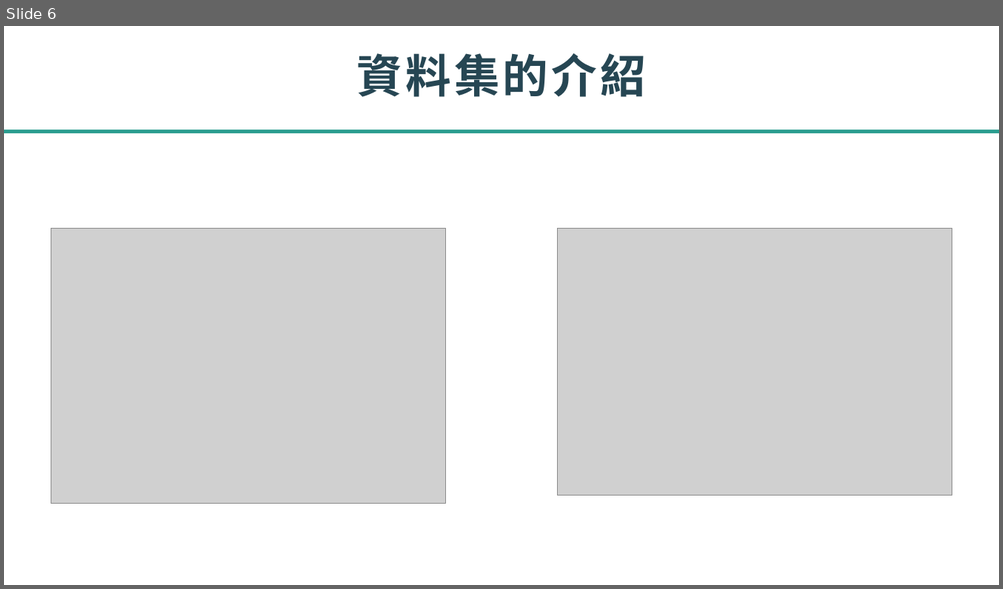
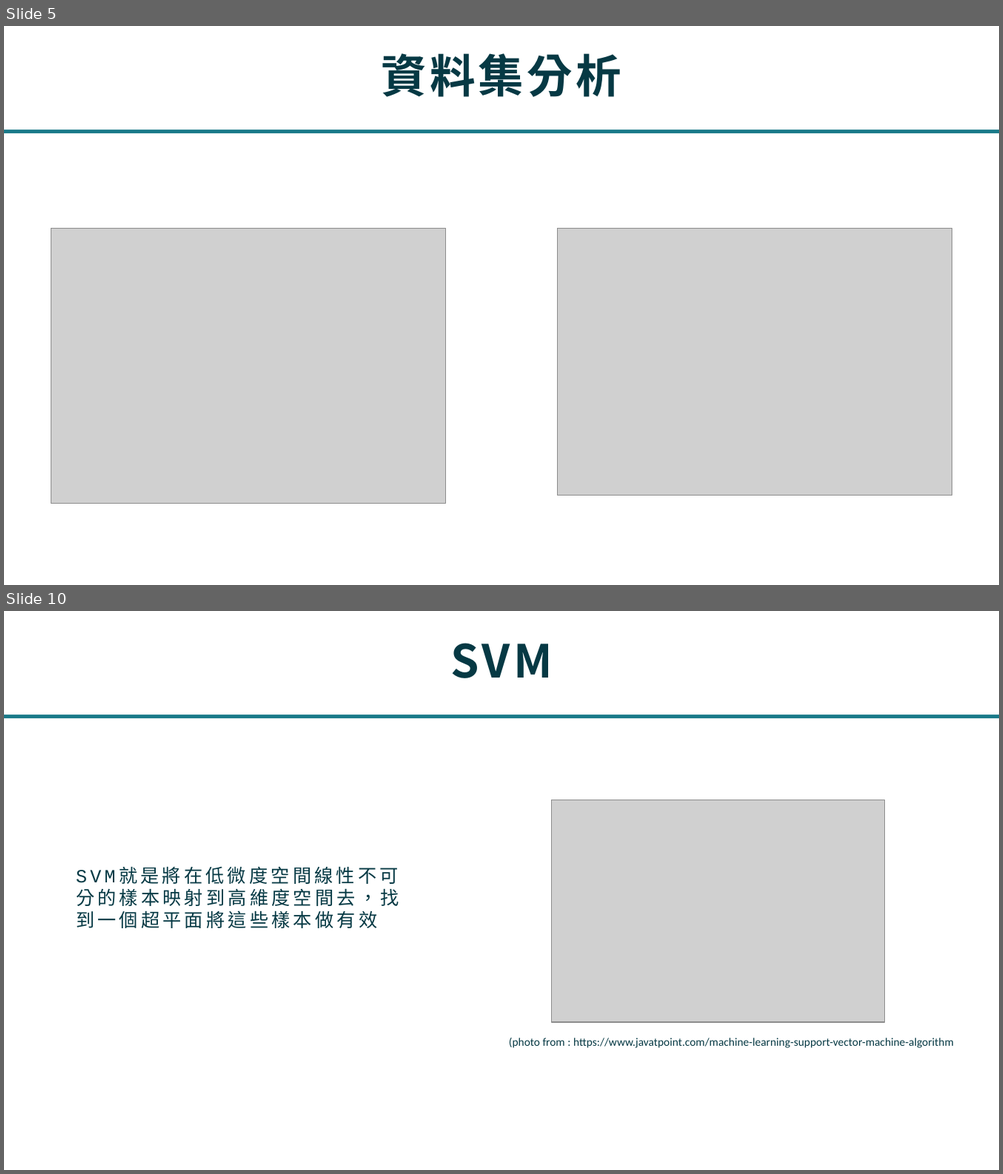
Before and after one commit to jhuangyahui/datamining, a slide deck: datamining.pptx. Shown one above the other, each under a label of ours: slide 6 before the commit, slides 5 and 10 after it; the slides between them are not shown. The pictures are 1003x589 and 1003x1174 pixels, drawn with LibreOffice and Linux fonts; fonts in the diff are those of the drawing; grey boxes stand for pictures. Boxes give left, top, right and bottom in pixels: in the first picture for what was removed or moved away, otherwise in the second. Text is boxed around its words. In the diff, an @@ line names an element or a change of style, - is before the commit and + after.

```diff
--- a/datamining.pptx
+++ b/datamining.pptx
@@ slide 10 added at (4,611,999,1170), background #FFFFFF; not listed: 1 template element that a slide beside it also shows @@
@@ title added at (4,611,999,715), fill #FFFFFF, 44 pt, text #063944, bold @@
+SVM
@@ picture added at (551,800,885,1023) @@
@@ text added at (76,889,399,928), 18 pt, text #063944 @@
+SVM就是將在低微度空間線性不可分的樣本映射到高維度空間去，找到一個超平面將這些樣本做有效
@@ text added at (509,1038,953,1048), 11 pt, text #063944 @@
+(photo from : https://www.javatpoint.com/machine-learning-support-vector-machine-algorithm
@@ what was slide 6 is now slide 5 @@
@@ slide 5 changed as well @@
@@ title at (381,53,621,97): text changed; text colour #264653 to #063944 @@
-資料集的介紹
+資料集分析
@@ rectangle at (4,130,999,133): fill #2A9D8F to #197A89 @@
```
Also in this commit, not shown: 8 other slides changed, 10 other slides added, 3 slides removed, 11 other files.
